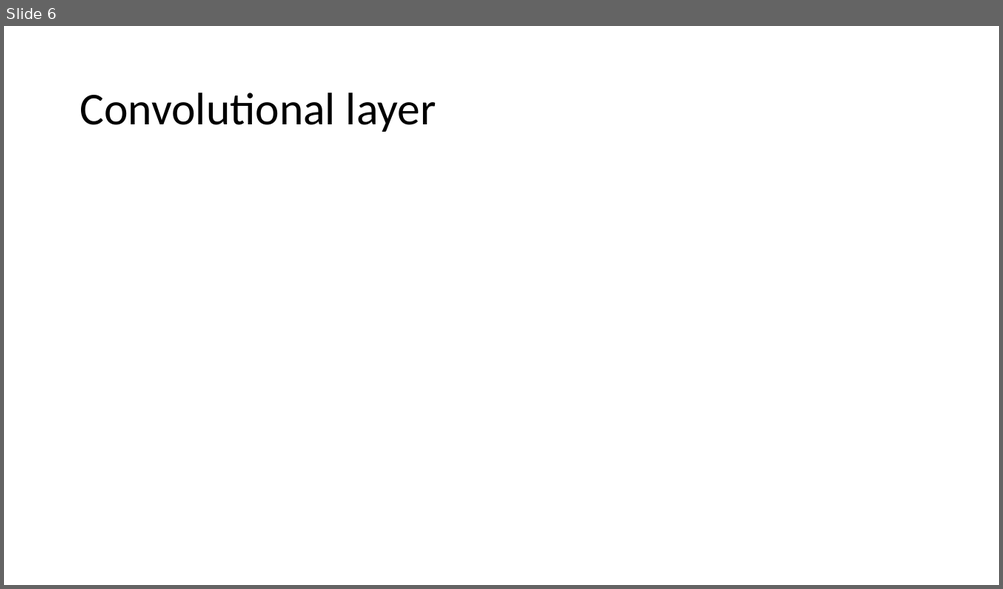
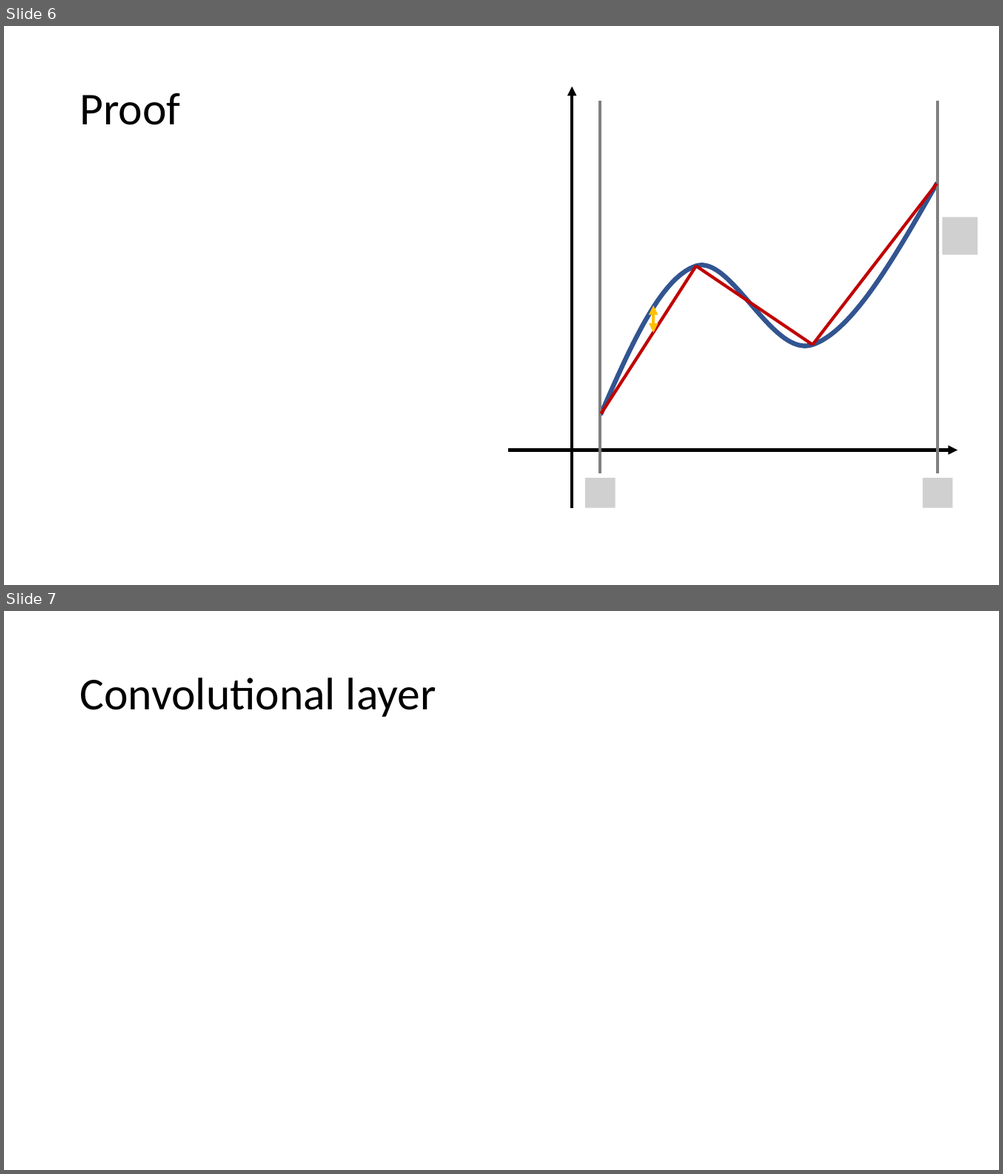
Before and after one commit to MICS-Lab/DeepLearningCourse, a slide deck: Slides_4.pptx. Shown one above the other, each under a label of ours: slide 6 before the commit, slides 6 and 7 after it. The pictures are 1003x589 and 1003x1174 pixels, drawn with LibreOffice and Linux fonts; fonts in the diff are those of the drawing; grey boxes stand for pictures. Boxes give left, top, right and bottom in pixels: in the first picture for what was removed or moved away, otherwise in the second. Text is boxed around its words. In the diff, an @@ line names an element or a change of style, - is before the commit and + after.

Commit message:
added proof characters

```diff
--- a/Slides_4.pptx
+++ b/Slides_4.pptx
@@ slide 6 added at [4, 26, 999, 585], background #FFFFFF @@
@@ arrow added from (572, 508) to (572, 87), #000000 3 pt @@
@@ title added at [79, 93, 180, 125], 44 pt, text #000000 @@
+Proof
@@ line added from (600, 474) to (600, 101), #808080 3 pt @@
@@ line added from (937, 474) to (937, 101), #808080 3 pt @@
@@ freeform shape added at [601, 184, 936, 414], outline #325491 4.5 pt @@
@@ line added from (936, 184) to (813, 346), #C00000 3 pt @@
@@ picture added at [942, 217, 977, 255] @@
@@ line added from (601, 414) to (696, 266), #C00000 3 pt @@
@@ line added from (813, 346) to (696, 266), #C00000 3 pt @@
@@ double arrow added from (653, 306) to (653, 332), #FFC000 3 pt @@
@@ line added from (601, 414) to (601, 414), #4472C4 0.5 pt @@
@@ arrow added from (509, 451) to (958, 451), #000000 3 pt @@
@@ picture added at [585, 478, 616, 508] @@
@@ picture added at [922, 478, 952, 508] @@
@@ what was slide 6 is now slide 7 @@
```
